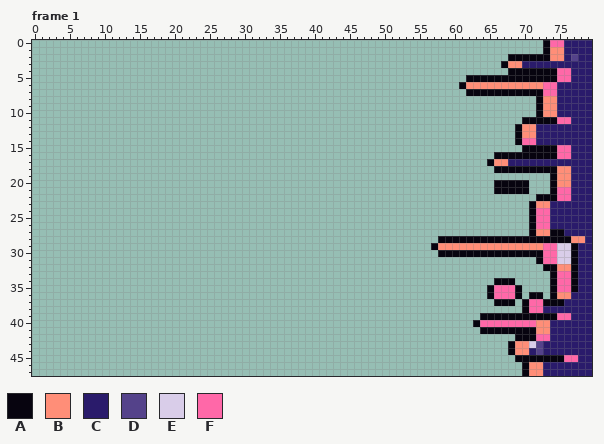
Pixel-art file, stored at art/office/faces/takeover.aseprite. Above: the version before the commit.
80x48 pixels, 8 frames. Shown: frame 1. The commit also changed other frames, which this record leaves out.
Palette (. is transparent): A #07040f  B #ff8e78  C #2a1b6b  D #54428a  E #d9cde9  F #ff68a8
Pixels before, frame 1 (only the part around the change), first column x 65:
 0 ........AFFCCCC
 1 ........ABBCCCC
 2 ...AAAAAABBCDCC
 3 ..ABBCCCCCCCCCC
 4 ...AAAAAAAFFCCC
 5 AAAAAAAAAAFFCCC
 6 BBBBBBBBFFCCCCC
 7 AAAAAAAAFFCCCCC
 8 .......ABBCCCCC
 9 .......ABBCCCCC
10 .......ABBCCCCC
11 .....AAAAAFFCCC
12 ....ABBCCCCCCCC
13 ....ABBCCCCCCCC
14 ....AFFCCCCCCCC
15 .....AAAAAFFCCC
16 .AAAAAAAAAFFCCC
17 ABBCCCCCCCCCCCC
18 .AAAAAAAAABBCCC
19 .........ABBCCC
20 .AAAAA...ABBCCC
21 .AAAAA...AFFCCC
22 .......AAAFFCCC
23 ......ABBCCCCCC
24 ......AFFCCCCCC
25 ......AFFCCCCCC
26 ......AFFCCCCCC
27 ......ABBAACCCC
28 AAAAAAAAAAAABBC
29 BBBBBBBBFFEEACC
30 AAAAAAAAFFEEACC
31 .......AFFEEACC
32 ........AABBACC
33 .........AFFACC
34 .AAA.....AFFACC
35 AFFFA....AFFACC
36 AFFFA.AA.ABBCCC
37 .AAA.AFFAAACCCC
38 .....AFFCCCCCCC
39 AAAAAAAAAAFFCCC
40 FFFFFFFBBCCCCCC
41 AAAAAAABBCCCCCC
42 ....AAAFFCCCCCC
43 ...ABBEDCCCCCCC
44 ...ABBCDCCCCCCC
45 ....AAAAAAAFFCC
46 .....ABBCCCCCCC
47 .....ABBCCCCCCC
Now the later version:
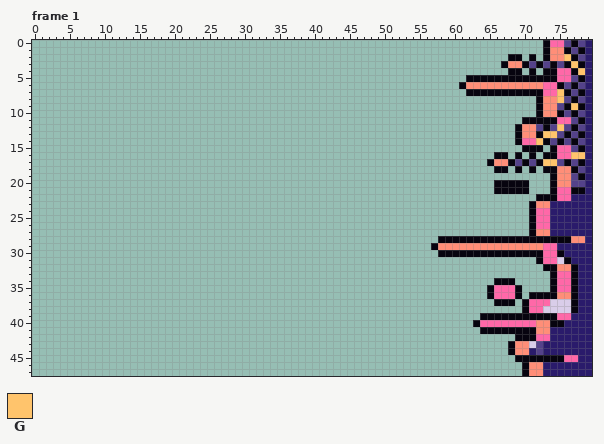
Colours new in this view: G #ffc46c
What changed:
Changed rows in their new state; - is an unchanged pixel.
Frame 1:
first column x 68:
 0 --------DAD
 1 --------ADA
 2 --.-.---GAD
 3 --ADADADAGA
 4 --.-.----AG
 5 ---------DA
 6 -------ADAD
 7 -------GADA
 8 -------GDAD
 9 -------DAGA
10 -------ADAD
11 ---------DA
12 ----DADGDAD
13 ----AGGDADA
14 ----GADADAD
15 -----.---DA
16 .-.-.----GG
17 ADADAGGDADA
18 .-.-.----AD
19 ---------DA
20 ---------DD
21 ---------AA
first column x 74:
27 CC--
29 -CCC
30 -ACC
31 --AC
first column x 73:
36 A---A
37 FEEEA
38 EEEEA
40 -AA--
Changed places in both pictures, as pixel boxes (x1, y1, x2, y2):
changed: (508, 40, 585, 194)
changed: (550, 229, 578, 264)
changed: (543, 292, 578, 327)
